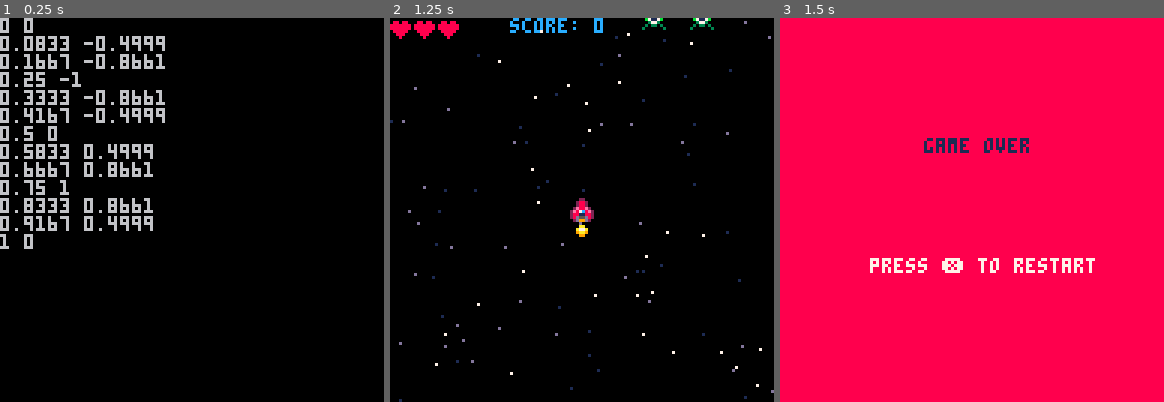
Above: before the commit, frames 1-3 (left to right).
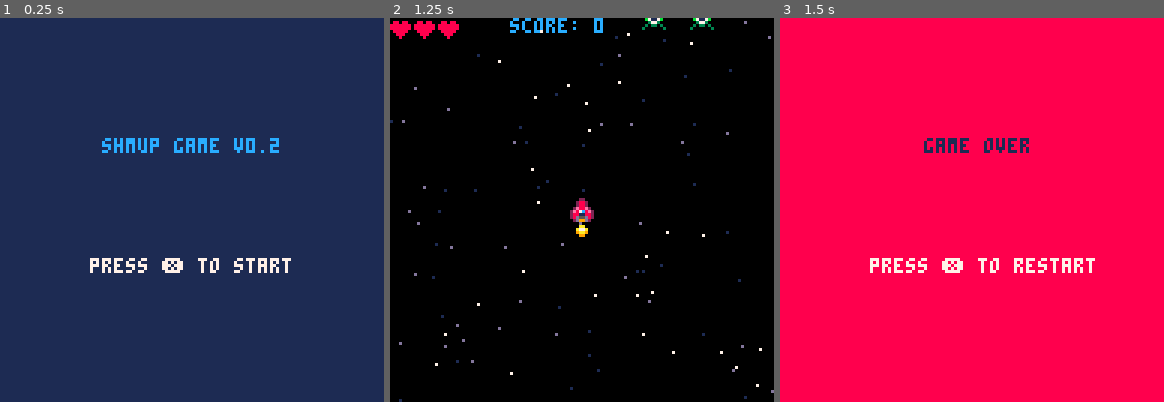
Above: after the commit, the same moments.

Repository: sirchras/p8-shmup
Game: PICO-8 cartridge shmup.p8
The game is run twice, just before and just after one commit, with the same random seed, the same clock (stepped at 60 frames per second) and the same inputs.
Inputs:
- Up to frame 1 (0.25 s): no input
- Up to frame 2 (1.25 s): tap O (Z key) at 0.33, 0.7 s; tap X (X key) at 1.07 s
- Up to frame 3 (1.5 s): tap O (Z key) at 1.43 s

The runs differ from the first frame. In frame 1, 100% of the frame differs, in the area x 0-100%, y 0-100%; in frame 2, nothing differs; in frame 3, nothing differs.

Commit message:
refactor player class

Diff:
--- a/shmup.p8
+++ b/shmup.p8
@@ -4,7 +4,7 @@
 --main
 function _init()
 	--state
-	state="debug"
+	state="start"
 end
 
 function _update()
@@ -171,24 +171,6 @@
 	m♥=3, --max lives
 	invul=0 --iframes
 }
-function player:draw()
-	local x,y=self.x,self.y
-	--blinking invulerability
-	local ifr=self.invul
-	local blink=(
-		ifr>0 and sin(ifr/12)<-0.5
-	)
-	if not blink then
-		--call parent draw
-		gmobj.draw(self)
-	end
-	--flame spr
-	spr(self.fsp,x,y+8)
-	--muzzle flash
-	if self.mflsh>0 then
-		circfill(x+4,y,self.mflsh,7)
-	end
-end
 function player:update()
 	local sp=2 --default sprite
 	local x,y=self.x,self.y
@@ -223,6 +205,24 @@
 	--anim flame
 	self.fsp+=1
 	if (self.fsp>9)	self.fsp=5
+end
+function player:draw()
+	local x,y=self.x,self.y
+	--blinking invulerability
+	local ifr=self.invul
+	local blink=(
+		ifr>0 and sin(ifr/12)<0
+	)
+	if not blink then
+		--call parent draw
+		gmobj.draw(self)
+	end
+	--flame spr
+	spr(self.fsp,x,y+8)
+	--muzzle flash
+	if self.mflsh>0 then
+		circfill(x+4,y,self.mflsh,7)
+	end
 end
 
 --bullet class
